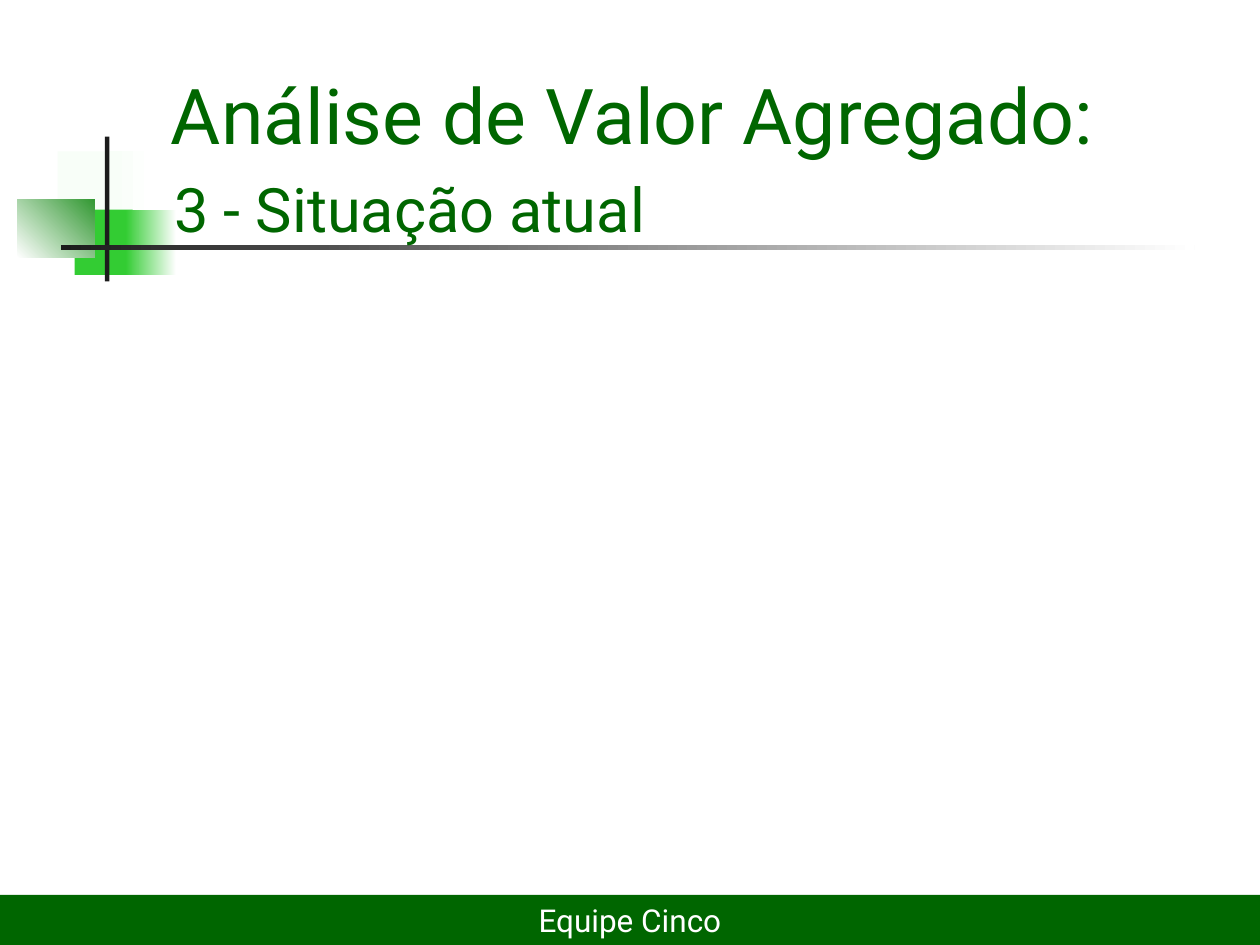
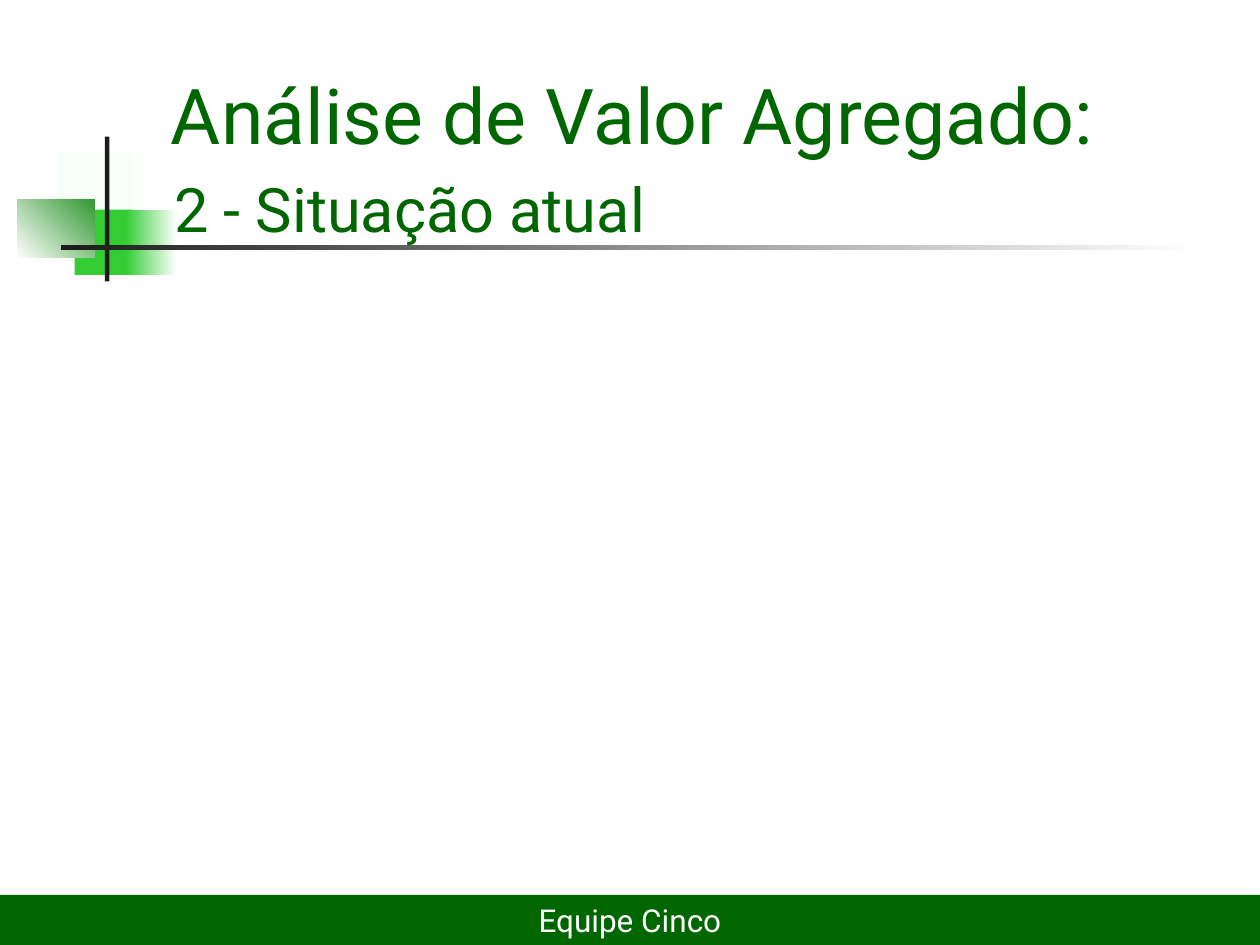
Before and after one commit to lDarthKill/xadrez-es2-compuff, a slide deck: slide 8 of Documentos/Projeto Xadrez2seminário.ppt (slide 9 before the commit). Drawn at 1260x945 pixels with LibreOffice and Linux fonts; fonts in the diff are those of the drawing. Boxes give left, top, right and bottom in pixels: in the first picture for what was removed or moved away, otherwise in the second. Text is boxed around its words. In the diff, an @@ line names an element or a change of style, - is before the commit and + after.

```diff
--- a/Documentos/Projeto Xadrez2seminário.ppt
+++ b/Documentos/Projeto Xadrez2seminário.ppt
@@ text at [174, 186, 645, 247]: text changed @@
-3 - Situação atual
+2 - Situação atual
```
Also in this commit, not shown: 4 other slides changed, 1 slide added, 3 slides removed.
